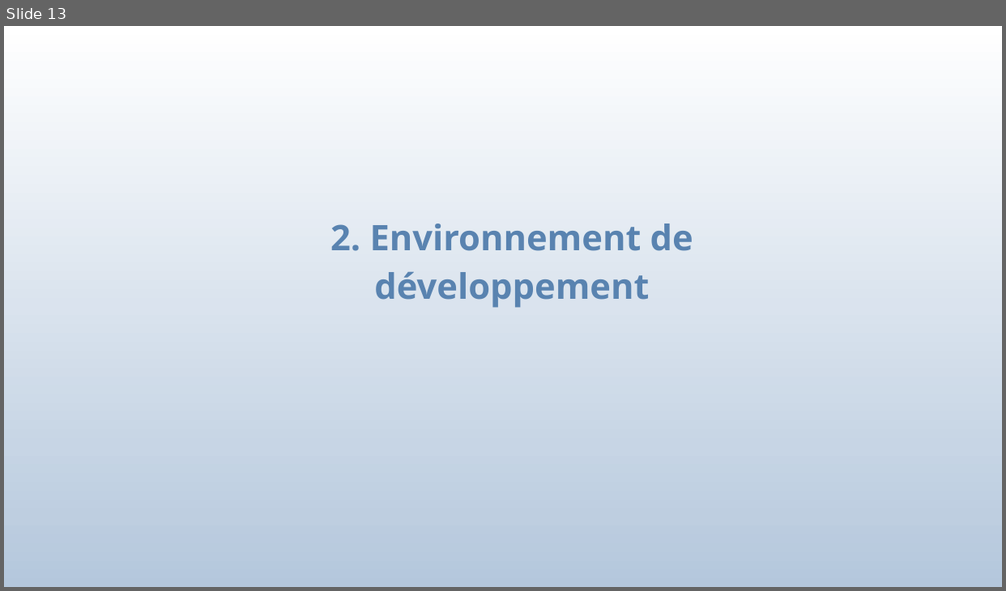
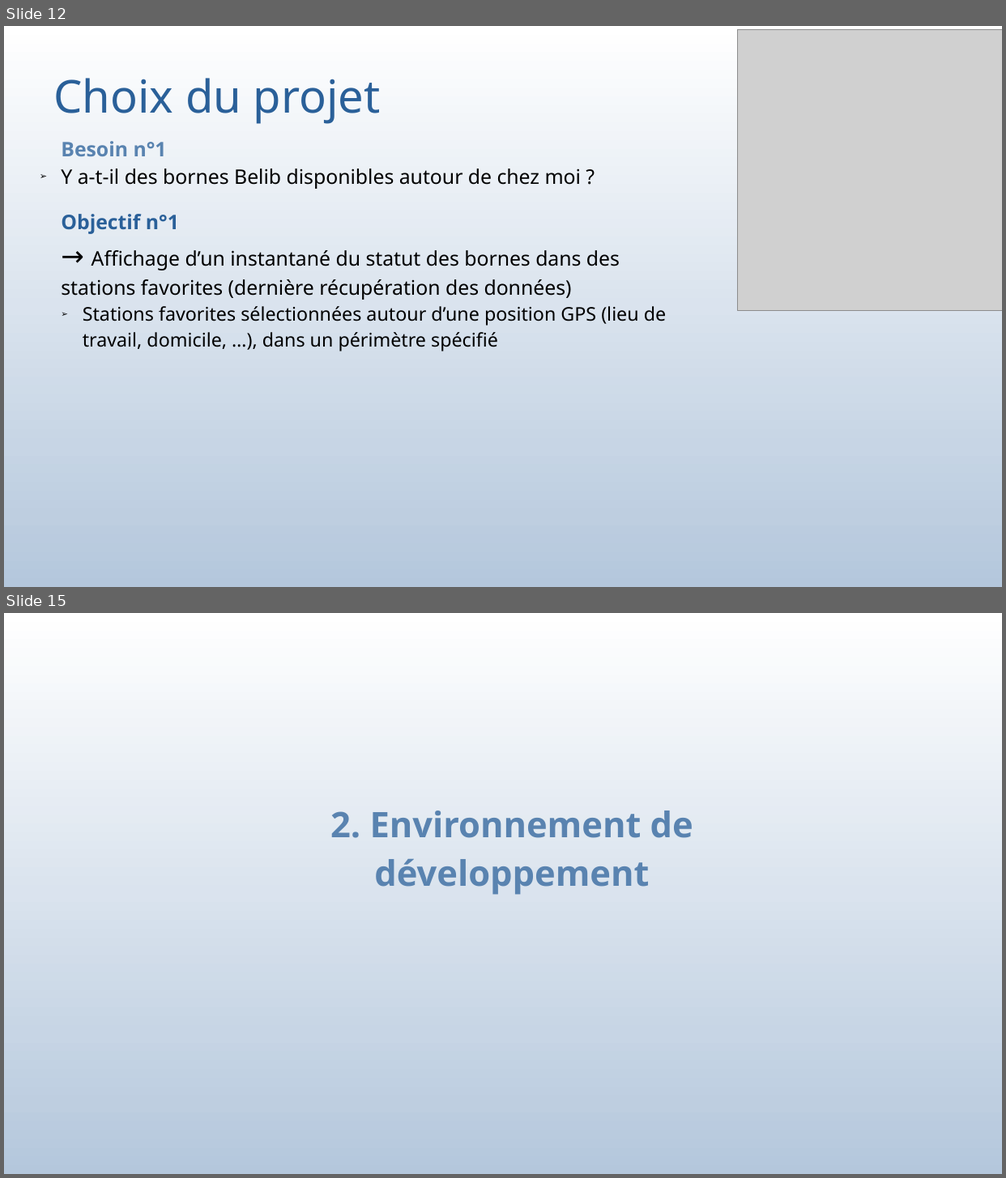
Before and after one commit to bauj/AJC_projet_belib, a slide deck: presentation_projet_final/presentation_projetV2.odp. Shown one above the other, each under a label of ours: slide 13 before the commit, slides 12 and 15 after it; the slides between them are not shown. The pictures are 1006x591 and 1006x1178 pixels, drawn with LibreOffice and Linux fonts; fonts in the diff are those of the drawing; grey boxes stand for pictures. Boxes give left, top, right and bottom in pixels: in the first picture for what was removed or moved away, otherwise in the second. Text is boxed around its words. In the diff, an @@ line names an element or a change of style, - is before the commit and + after.

```diff
--- a/presentation_projet_final/presentation_projetV2.odp
+++ b/presentation_projet_final/presentation_projetV2.odp
@@ slide 12 added at (x1=4, y1=26, x2=1002, y2=587), background gradient #FFFFFF to #FEFEFE to #FDFDFE to #FBFCFD to #FAFBFD to #F9FBFC @@
@@ picture added at (x1=739, y1=29, x2=1002, y2=311) @@
@@ title added at (x1=54, y1=78, x2=381, y2=124), 36.1 pt, text #2A6099 @@
+Choix du projet
@@ subtitle added at (x1=61, y1=141, x2=666, y2=352), 16 pt, text #000000 @@
+Besoin n°1
+➢ Y a-t-il des bornes Belib disponibles autour de chez moi ?
+Objectif n°1
+→ Affichage d’un instantané du statut des bornes dans des stations favorites (dernière récupération des données)
+  ➢ Stations favorites sélectionnées autour d’une position GPS (lieu de travail, domicile, …), dans un périmètre spécifié
@@ what was slide 13 is now slide 15 @@
```
Also in this commit, not shown: 14 slides changed, 5 other slides added, 4 slides removed, 2 other files.
